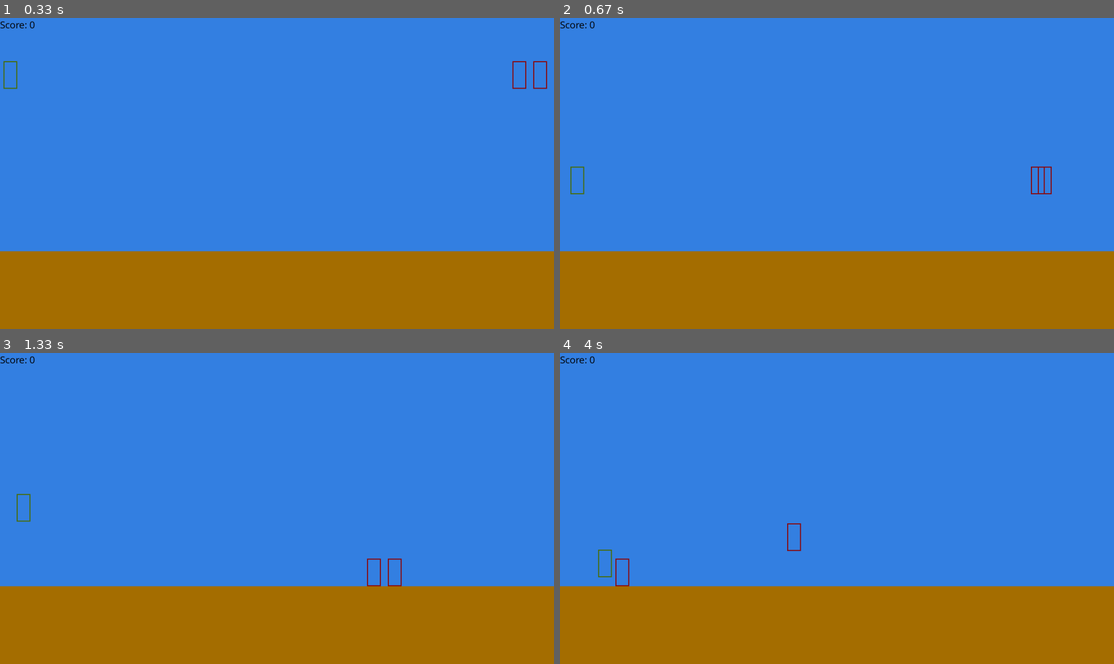
Above: before the commit, frames 1-4 (two rows, left to right).
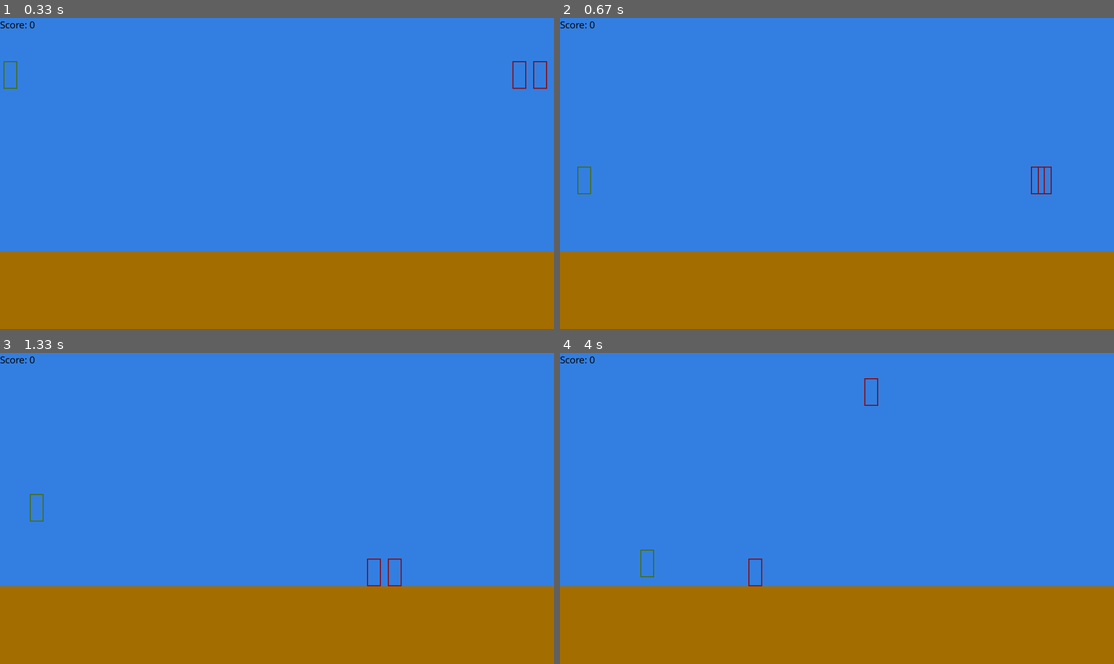
Above: after the commit, the same moments.

Repository: D3t3rm1nat1on/OurGame_PyGame
Game: pygame game, started from src/main.py
The game is run twice, just before and just after one commit, with the same random seed, the same clock (stepped at 60 frames per second) and the same inputs.
Inputs:
- Up to frame 1 (0.33 s): no input
- Up to frame 2 (0.67 s): hold Right from 0.33 s (still down)
- Up to frame 3 (1.33 s): release Right at 0.8 s; hold Up 0.83-1.13 s; hold Right from 1.17 s (still down)
- Up to frame 4 (4 s): release Right at 1.63 s; hold Down 1.67-1.97 s; hold Up 2-2.37 s; hold Right 2.4-3.03 s; hold Down 3.07-3.43 s; hold Right 3.47-3.93 s; hold Up from 3.97 s (still down)

Frame 1 is identical in both runs. In frame 2, 0.1% of the frame differs, in the area x 1-6%, y 47-57%; in frame 3, 0.1%; in frame 4, 0.4%, in the area x 6-58%, y 8-76%.

Commit message:
MovePlayerCommand (для проверки зоны игрока) + refactoring

Diff:
--- a/src/command/CrouchCommand.py
+++ b/src/command/CrouchCommand.py
@@ -11,6 +11,6 @@
     def run(self):
         if not self.unit.is_crouching and self.on_ground(self.state, self.unit):
             self.unit.rect_collision.size = self.unit.crouch_size
-            self.unit.position.y += self.unit.size.y - self.unit.crouch_size.y
+            self.unit.position.y += self.unit.full_size.y - self.unit.crouch_size.y
             self.unit.speed.x -= 1
             self.unit.is_crouching = True
--- a/src/command/MoveEnemyCommand.py
+++ b/src/command/MoveEnemyCommand.py
@@ -13,7 +13,7 @@
     def run(self):
         super().run()
         # враг ушел за экран (успешный dodge)
-        if self.unit.rect_collision.right <= -self.unit.size.x:
+        if self.unit.rect_collision.right <= -self.unit.full_size.x:
             rand = random.randint(self.state.world_size.x / 2, self.state.world_size.x)
             self.unit.position = Vector2(rand, 20)
             return 1
--- /dev/null
+++ b/src/command/MovePlayerCommand.py
@@ -0,0 +1,18 @@
+import random
+
+from pygame.math import Vector2
+
+from .MoveCommand import MoveCommand
+
+
+class MovePlayerCommand(MoveCommand):
+    def __init__(self, state, player):
+        super().__init__(state, player)
+
+    def run(self):
+        super().run()
+        # зона игрока
+        if self.unit.rect_collision.left <= self.state.border_left:
+            self.unit.position.x = self.state.border_left
+        if self.unit.rect_collision.right >= self.state.border_right:
+            self.unit.position.x = self.state.border_right - self.unit.rect_collision.size[0]
--- a/src/command/SprintCommand.py
+++ b/src/command/SprintCommand.py
@@ -10,5 +10,5 @@
 
     def run(self):
         if not self.unit.is_sprinting:
-            self.unit.speed.x += 1
+            self.unit.speed.x += 2
             self.unit.is_sprinting = True
--- a/src/main.py
+++ b/src/main.py
@@ -5,7 +5,7 @@
 from pygame.math import Vector2
 
 import src.state as states
-from src.command import JumpCommand, MoveCommand, MoveEnemyCommand, CrouchCommand, SprintCommand
+from src.command import JumpCommand, MoveCommand, MovePlayerCommand, MoveEnemyCommand, CrouchCommand, SprintCommand
 from src.state import GameState
 
 os.environ['SDL_VIDEO_CENTERED'] = '1'
@@ -18,7 +18,7 @@
         self.window_proportion = 1
         self.state = GameState()
         self.state.ground = pygame.Rect(self.state.ground, self.state.world_size)
-        self.player = states.Unit(size=Vector2(40, 80))
+        self.player = states.Unit(full_size=Vector2(40, 80))
         self.window = pygame.display.set_mode((int(self.state.world_size.x) * self.window_proportion,
                                                int(self.state.world_size.y) * self.window_proportion))
         pygame.display.set_caption("Наша ахуенная игра")
@@ -53,15 +53,15 @@
                 if event.key == pygame.K_DOWN:
                     if self.player.is_crouching:
                         self.player.is_crouching = False
-                        self.player.rect_collision.size = self.player.size
-                        self.player.position.y -= self.player.size.y - self.player.crouch_size.y
+                        self.player.rect_collision.size = self.player.full_size
+                        self.player.position.y -= self.player.full_size.y - self.player.crouch_size.y
                         self.player.speed.x += 1
                 if event.key == pygame.K_RIGHT:
                     if self.player.is_sprinting:
                         self.player.is_sprinting = False
-                        self.player.speed.x -= 1
+                        self.player.speed.x -= 2
 
-        command = MoveCommand(self.state, self.player)
+        command = MovePlayerCommand.MovePlayerCommand(self.state, self.player)
         self.commands.append(command)
 
     def update(self):
--- a/src/state/GameState.py
+++ b/src/state/GameState.py
@@ -8,3 +8,5 @@
         self.world_size = Vector2(1600, 900)
         self.ground = Vector2(0, 675)
         self.gravity = Vector2(0, 0.5)
+        self.border_left = 0
+        self.border_right = 300
--- a/src/state/Unit.py
+++ b/src/state/Unit.py
@@ -4,13 +4,13 @@
 
 
 class Unit:
-    def __init__(self, position=Vector2(10, 20), speed=Vector2(0, 0), size=Vector2(40, 80), delta_speed=Vector2(0, 0)):
+    def __init__(self, position=Vector2(10, 20), speed=Vector2(0, 0), full_size=Vector2(40, 80), delta_speed=Vector2(0, 0)):
         self.position = position
         self.speed = speed
         self.delta_speed = delta_speed
-        self.size = size
-        self.rect_collision = pygame.Rect(position, size)
-        self.crouch_size = Vector2(size.x, size.y / 2)
+        self.full_size = full_size
+        self.rect_collision = pygame.Rect(position, full_size)
+        self.crouch_size = Vector2(full_size.x, full_size.y / 2)
         self.is_crouching = False
         self.is_sprinting = False
         self.is_slowing = False
